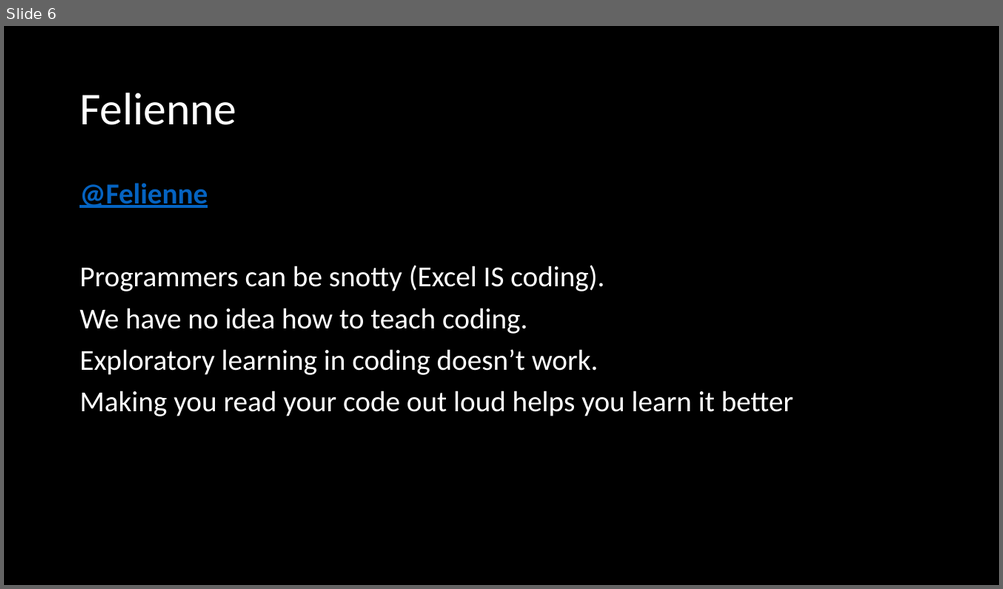
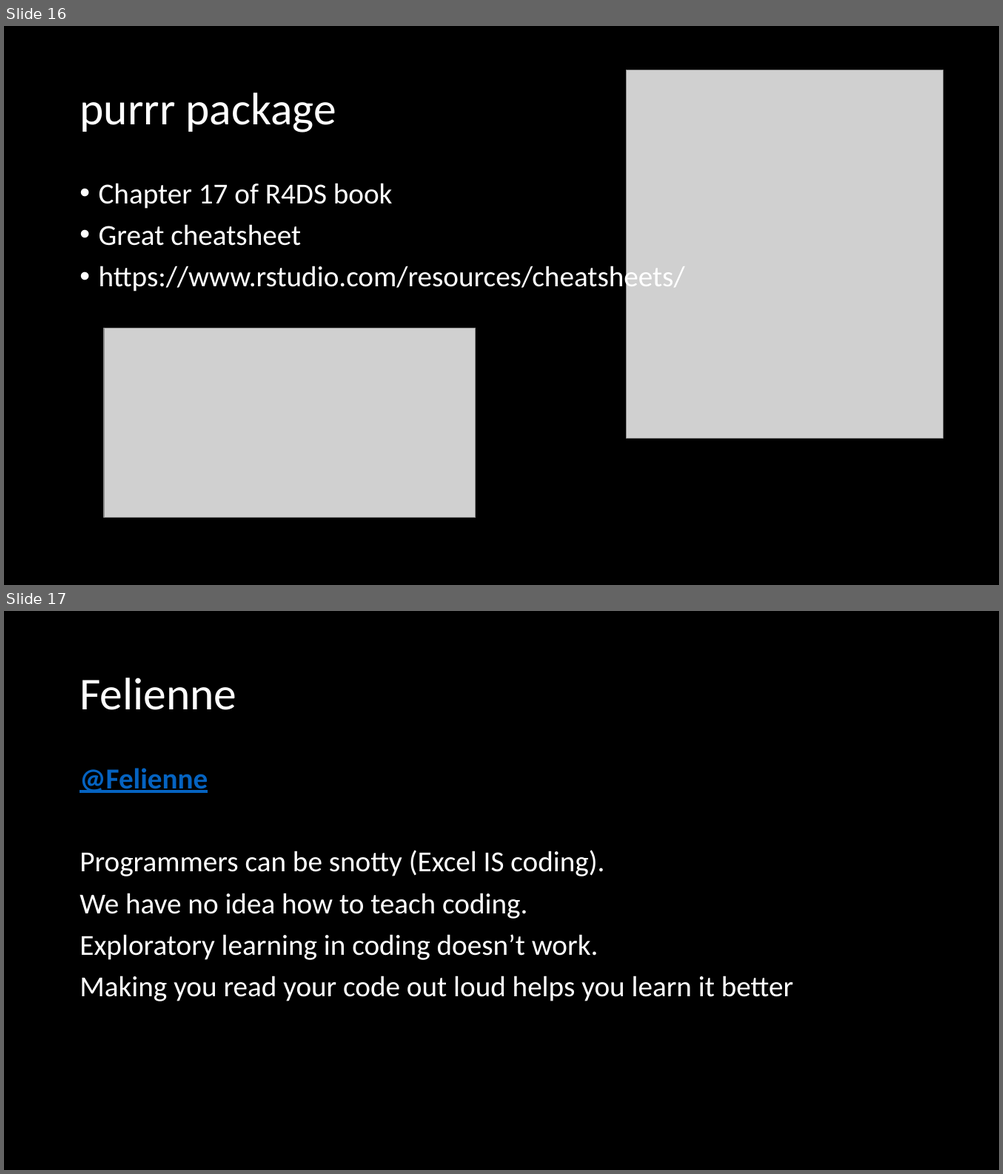
Before and after one commit to Rgronomists/2019Spring_M01_RStudioConf, a slide deck: presentation.pptx. Shown one above the other, each under a label of ours: slide 6 before the commit, slides 16 and 17 after it. The pictures are 1003x589 and 1003x1174 pixels, drawn with LibreOffice and Linux fonts; fonts in the diff are those of the drawing; grey boxes stand for pictures. Boxes give left, top, right and bottom in pixels: in the first picture for what was removed or moved away, otherwise in the second. Text is boxed around its words. In the diff, an @@ line names an element or a change of style, - is before the commit and + after.

```diff
--- a/presentation.pptx
+++ b/presentation.pptx
@@ slide 16 added at bbox=[4, 26, 999, 585], background #000000 @@
@@ picture added at bbox=[626, 70, 942, 440] @@
@@ title added at bbox=[79, 93, 336, 133], 44 pt, text #FFFFFF @@
+purrr package
@@ text added at bbox=[99, 183, 685, 295], 28 pt, text #FFFFFF @@
+• Chapter 17 of R4DS book
+• Great cheatsheet
+• https://www.rstudio.com/resources/cheatsheets/
@@ picture added at bbox=[104, 328, 475, 517] @@
@@ what was slide 6 is now slide 17 @@
```
Also in this commit, not shown: 1 slide changed, 12 other slides added, 2 slides removed.
